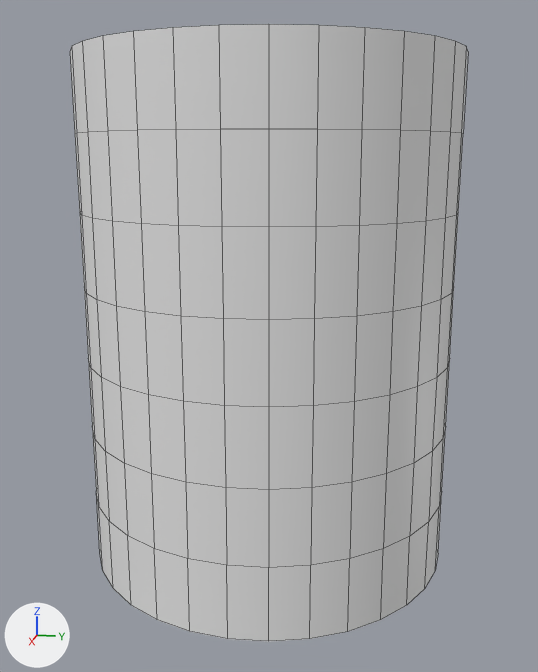
Two versions of the FBX model Assets/Models/totem.fbx, one commit apart.
Rendered twice from a camera (50 mm lens) standing at (1.409, 0.282, 0.31) and looking at (0.01, 0.002, -0.04). Lighting does not change. The marker at lower left points along +X, +Y and +Z. Mesh edges are drawn as thin lines. Vertices at the same position are counted once.

The first picture shows 'Totem'.
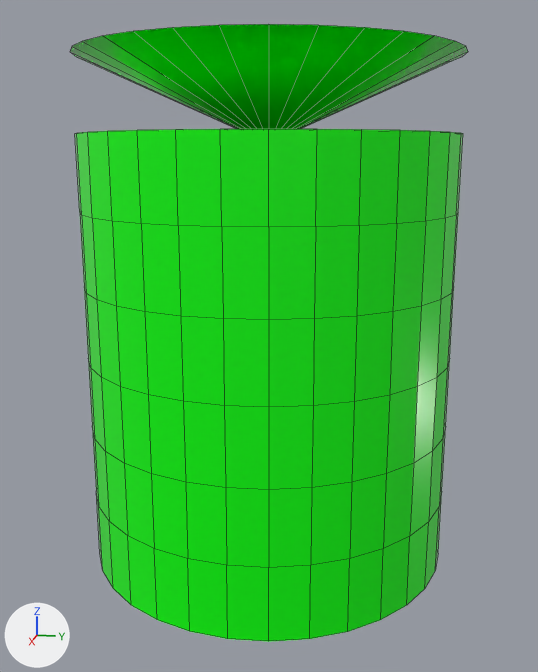
The newer file adds a shape key; the second version is drawn at full value of the shape key 'Carve 2' of 'Totem', and the change is written as the vertex moves it makes.

What differs and where, as boxes [x1, y1, x2, y2] in the pictures (538 x 672 px):
part 1 of me_cylinder, built on
    before: [70, 24, 468, 134]
    after: [70, 24, 468, 129]
part 2 of me_cylinder, recoloured (grey to green)
    both: [75, 129, 463, 642]

The change in detail:
Material 'Totem' (mat_totem) is new.
Its base color is (0.0, 1.0, 0.0) (green #00ff00).
Its roughness is 0.2.
me_cylinder is used by ob_totem; location (0.0, 0.0, 0.0).
me_cylinder had 256 vertices, 226 faces and spanned x -0.35..0.35, y -0.35..0.35, z -0.48..0.48.
me_cylinder now has 288 vertices, 258 faces and spans x -0.35..0.35, y -0.35..0.35, z -0.48..0.48.
Part 1, on me_cylinder:
32 faces are deleted.
32 vertices are added at x -0.035..0.035, y -0.035..0.035, z 0.343.
64 new faces join them.
me_cylinder part 2: 194 faces spanning x -0.35..0.35, y -0.35..0.35, z -0.48..0.48 switch from no material to mat_totem (green #00ff00).
